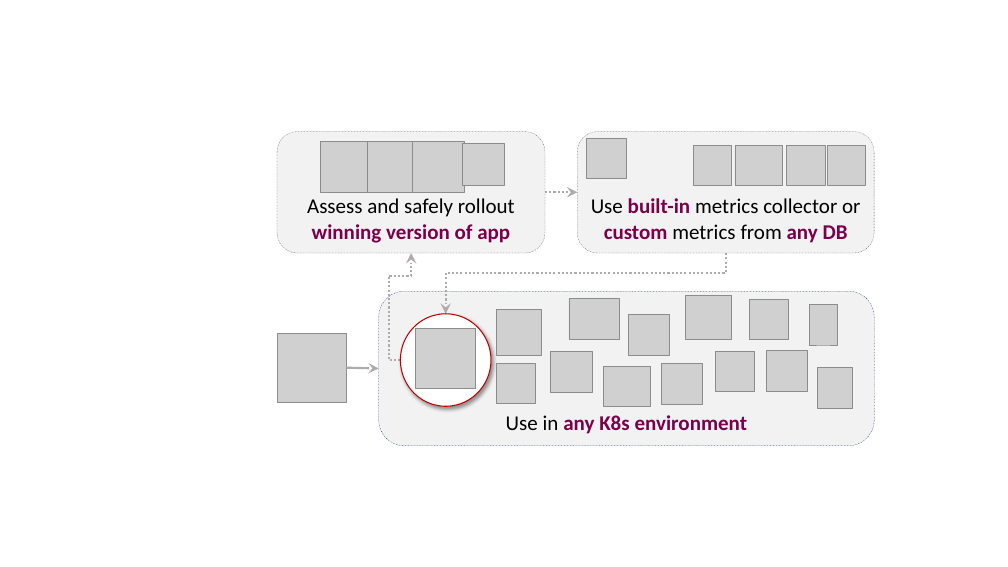
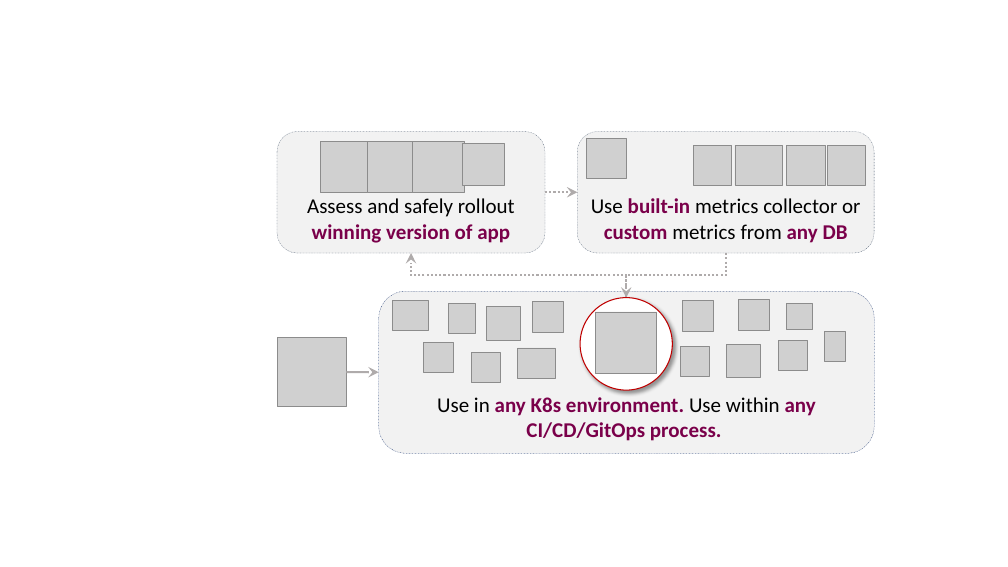
Before and after one commit to iter8-tools/iter8, a slide deck: slide 1 of mkdocs/docs/images/src/illustration.pptx. Drawn at 1008x567 pixels with LibreOffice and Linux fonts; fonts in the diff are those of the drawing; grey boxes stand for pictures. Boxes give left, top, right and bottom in pixels: in the first picture for what was removed or moved away, otherwise in the second. Text is boxed around its words. In the diff, an @@ line names an element or a change of style, - is before the commit and + after.

```diff
--- a/mkdocs/docs/images/src/illustration.pptx
+++ b/mkdocs/docs/images/src/illustration.pptx
@@ elbow arrow moved from (401, 360) - (411, 253) to (626, 298) - (411, 253) @@
@@ elbow arrow moved from (726, 253) - (446, 314) to (726, 253) - (626, 298) @@
@@ rounded rectangle "Use in any K8s environment. ...": place and size @@
-rounded rectangle "Use in any K8s environment. ..." at (379, 291, 874, 445)
+rounded rectangle "Use in any K8s environment. ..." at (379, 291, 874, 453)
@@ ellipse: place and size @@
-ellipse at (401, 314, 492, 406)
+ellipse at (580, 298, 672, 390)
@@ picture: place and size @@
-picture at (767, 351, 808, 392)
+picture at (739, 299, 770, 330)
@@ picture: place and size @@
-picture at (603, 366, 651, 406)
+picture at (392, 301, 428, 331)
@@ picture: place and size @@
-picture at (817, 368, 853, 408)
+picture at (449, 303, 476, 333)
@@ picture: place and size @@
-picture at (496, 310, 541, 355)
+picture at (487, 307, 521, 341)
@@ picture: place and size @@
-picture at (551, 352, 592, 393)
+picture at (532, 301, 563, 332)
@@ picture: place and size @@
-picture at (415, 328, 476, 389)
+picture at (595, 312, 657, 374)
@@ picture: place and size @@
-picture at (628, 315, 669, 355)
+picture at (683, 301, 714, 332)
@@ picture added at (786, 303, 813, 330) @@
@@ picture: place and size @@
-picture at (277, 333, 346, 403)
+picture at (277, 337, 346, 407)
@@ picture: place and size @@
-picture at (662, 363, 702, 404)
+picture at (423, 343, 454, 373)
@@ picture: place and size @@
-picture at (496, 363, 535, 403)
+picture at (471, 353, 500, 383)
@@ picture: place and size @@
-picture at (569, 299, 620, 340)
+picture at (518, 348, 556, 379)
@@ picture: place and size @@
-picture at (750, 299, 789, 340)
+picture at (681, 346, 709, 377)
@@ picture: place and size @@
-picture at (686, 296, 731, 340)
+picture at (727, 344, 761, 377)
@@ picture: place and size @@
-picture at (716, 352, 755, 392)
+picture at (779, 340, 808, 371)
@@ picture: place and size @@
-picture at (810, 304, 837, 345)
+picture at (825, 331, 845, 362)
@@ arrow moved from (346, 368) - (379, 368) to (346, 372) - (379, 372) @@
@@ text in rounded rectangle at (437, 397, 816, 441): text changed @@
-Use in any K8s environment
+Use in any K8s environment. Use within any CI/CD/GitOps process.
```
Also in this commit, not shown: 3 other files.
